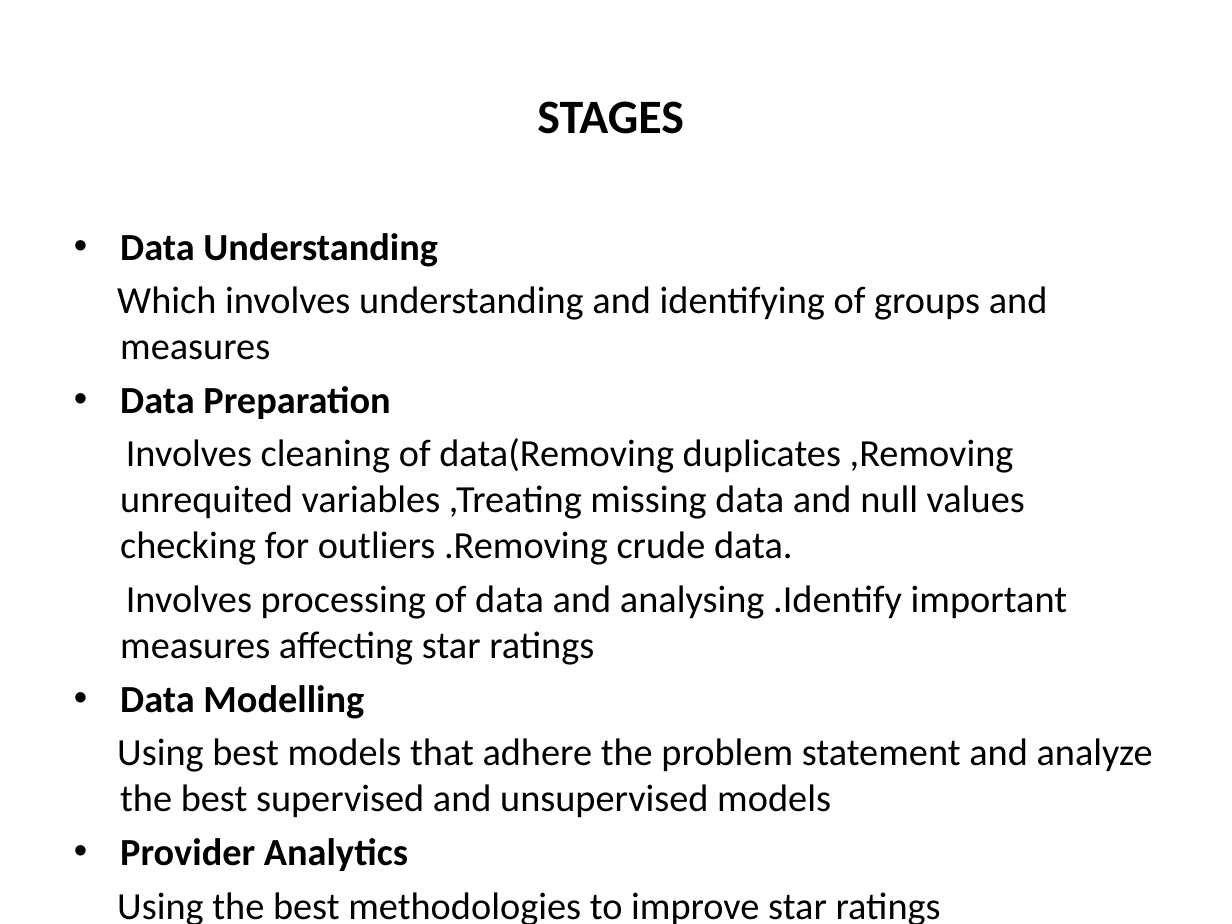
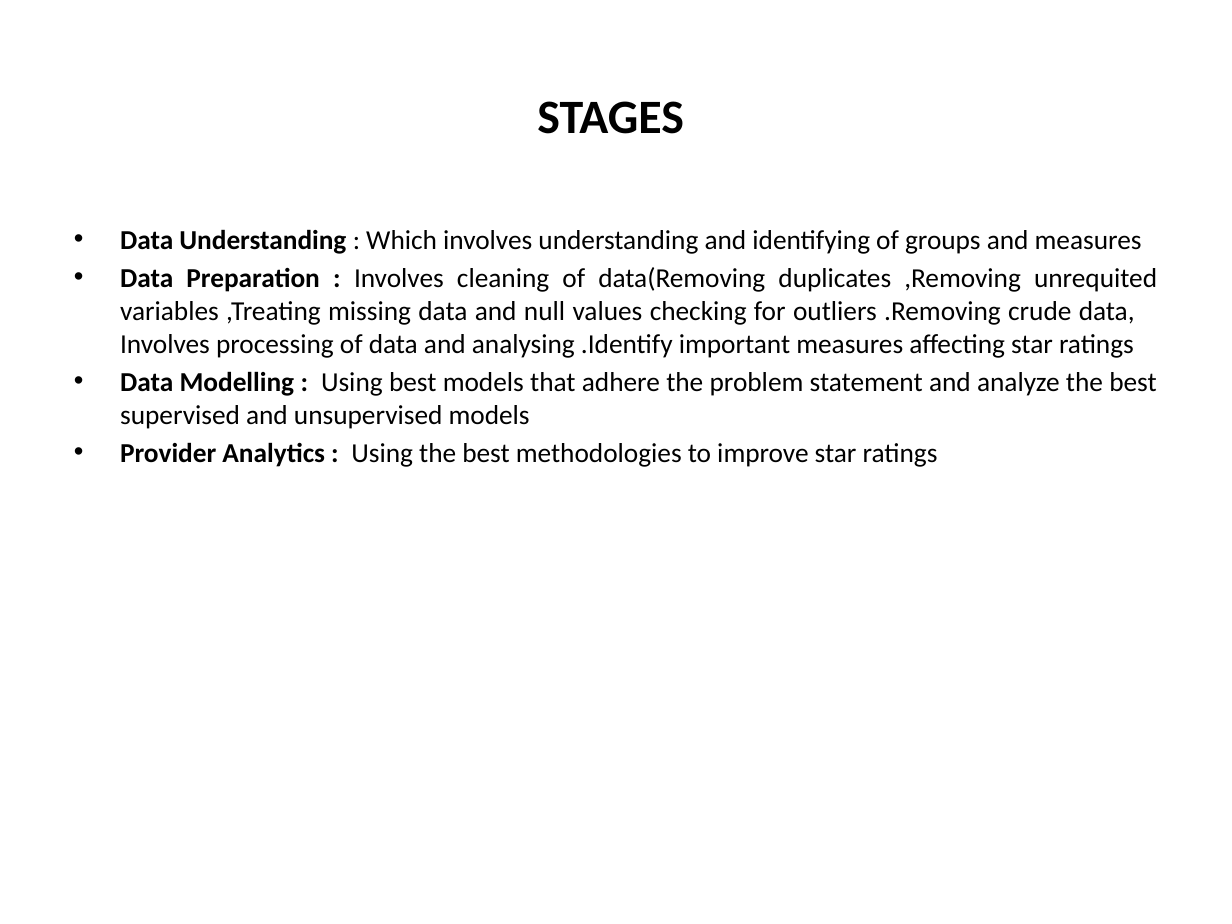
Before and after one commit to Prathyusha-Akundi/CMS_Hospital_Rating, a slide deck: slide 3 of CMS STAR-RATING.pptx. Drawn at 1232x924 pixels with LibreOffice and Linux fonts; fonts in the diff are those of the drawing. Boxes give left, top, right and bottom in pixels: in the first picture for what was removed or moved away, otherwise in the second. Text is boxed around its words. In the diff, an @@ line names an element or a change of style, - is before the commit and + after.

```diff
--- a/CMS STAR-RATING.pptx
+++ b/CMS STAR-RATING.pptx
@@ text at [120,229,1157,467]: text changed; size 22.4 to 16 pt @@
-• Data Understanding
-Which involves understanding and identifying of groups and measures
-• Data Preparation
-Involves cleaning of data(Removing duplicates ,Removing unrequited variables ,Treating missing data and null values checking for outliers .Removing crude data.
-Involves processing of data and analysing .Identify important measures affecting star ratings
-• Data Modelling
-Using best models that adhere the problem statement and analyze the best supervised and unsupervised models
-• Provider Analytics
-Using the best methodologies to improve star ratings
+• Data Understanding : Which involves understanding and identifying of groups and measures
+• Data Preparation : Involves cleaning of data(Removing duplicates ,Removing unrequited variables ,Treating missing data and null values checking for outliers .Removing crude data, Involves processing of data and analysing .Identify important measures affecting star ratings
+• Data Modelling : Using best models that adhere the problem statement and analyze the best supervised and unsupervised models
+• Provider Analytics : Using the best methodologies to improve star ratings
```
Also in this commit, not shown: 11 other slides changed, 3 slides added.
